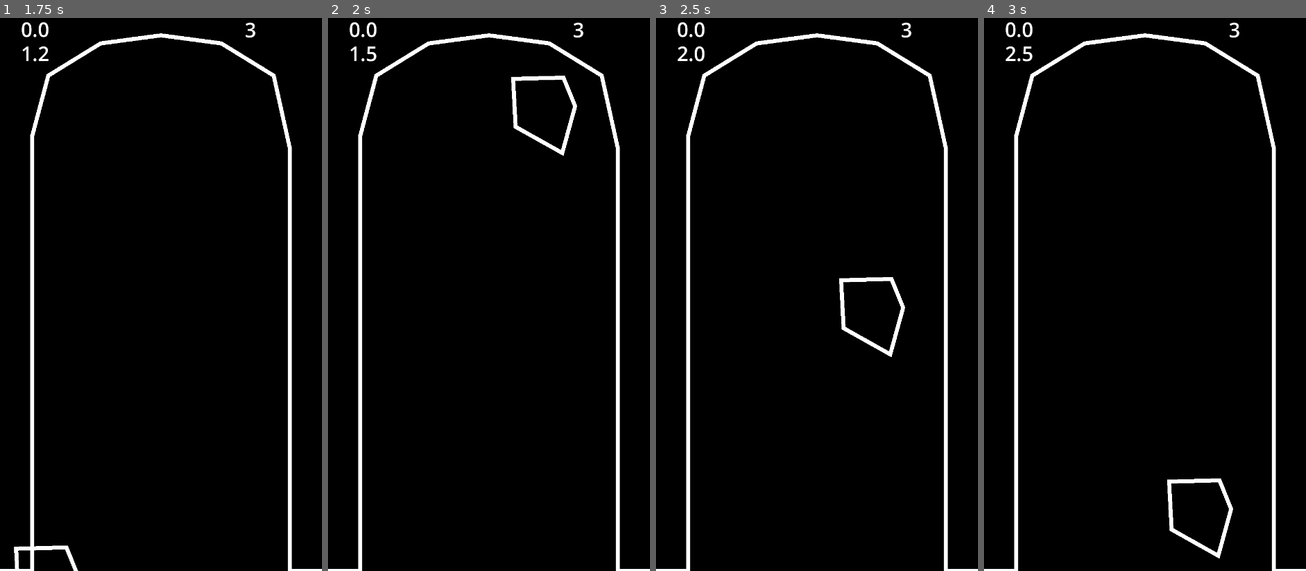
Above: before the commit, frames 1-4 (left to right).
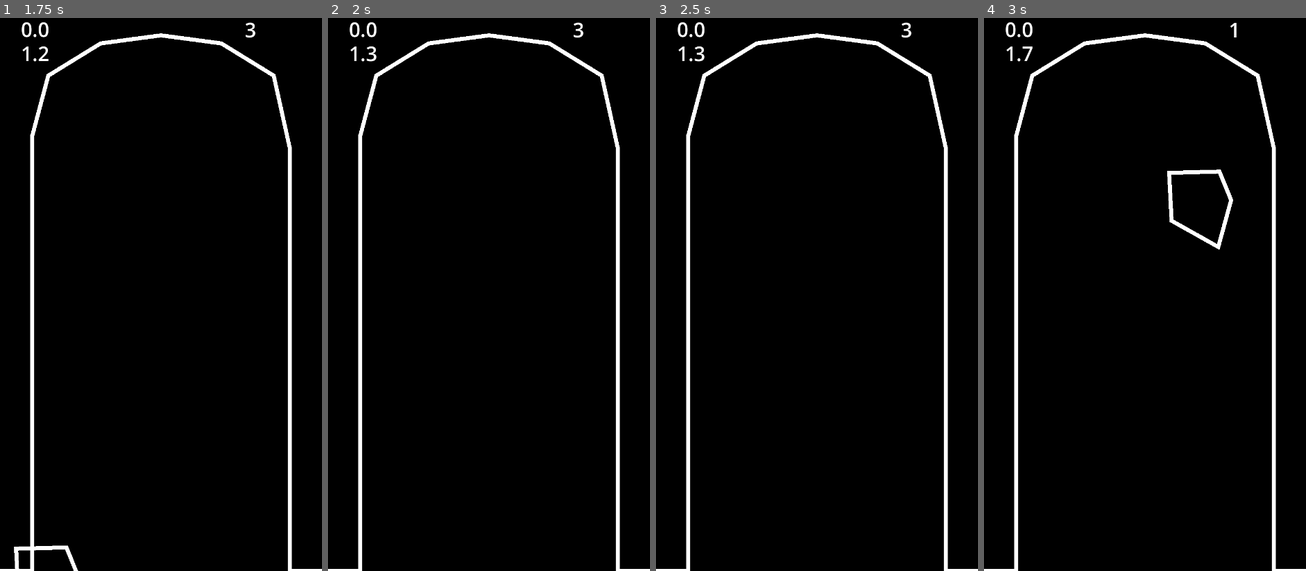
Above: after the commit, the same moments.

Repository: WOCae/L010
Game: Godot game, scene res://Scene/start_game.tscn
Same seed, same stepped clock (60 frames per second), same inputs: the game is played once before the commit and once after it.
Inputs (mouse positions are in pixels of both pictures, inside the frame that each line leads up to):
- Up to frame 1 (1.75 s): tap Enter (ui_accept) at 0.5, 0.77, 1.52 s; move the mouse to (144, 405) at 0.52 s; hold Up (move_up) from 0.53 s (still down); click (144, 405) at 0.67 s; move the mouse to (38, 56) at 1.27 s; click (38, 56) at 1.42 s
- Up to frame 2 (2 s): keep holding Up (move_up)
- Up to frame 3 (2.5 s): move the mouse to (797, 56) at 2.02 s; release Up (move_up) at 2.03 s; hold Left (move_left) from 2.03 s (still down); click (797, 56) at 2.17 s
- Up to frame 4 (3 s): keep holding Left (move_left); move the mouse to (1225, 56) at 2.77 s; click (1225, 56) at 2.92 s

Frame 1 is identical in both runs. In frame 2, 0.6% of the frame differs, in the area x 11-78%, y 5-25%; in frame 3, 0.7%; in frame 4, 1.3%, in the area x 6-80%, y 0-98%.

Commit message:
Update enemyA1.gd

Diff:
--- a/enemy1/enemyA1.gd
+++ b/enemy1/enemyA1.gd
@@ -1,7 +1,7 @@
 extends Node2D
 
 var xPos = 250
-var yPos = 100
+var yPos = 500
 var Enemy = preload("res://enemy1/enemy1.tscn")
 
 func _ready():
@@ -28,7 +28,7 @@
 	#if CommonE1.emCount == 0:
 		for i in range(3):
 			var Enemy = Enemy.instantiate()
-			Enemy.setPos(position.x + i*xPos+100, position.y + yPos)
+			Enemy.setPos(position.x + i*xPos+150, position.y + yPos)
 			Enemy.name = "Enemy" + str(i)
 			self.add_child(Enemy)
 
